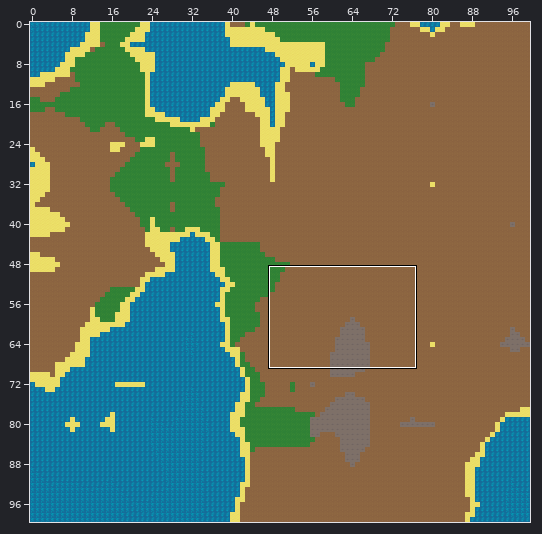
Level history. Tiled map: Graphics/Tileset/map.tmx. Above, an overview of the earlier version with the close-up marked.
Close-up. First the earlier version:
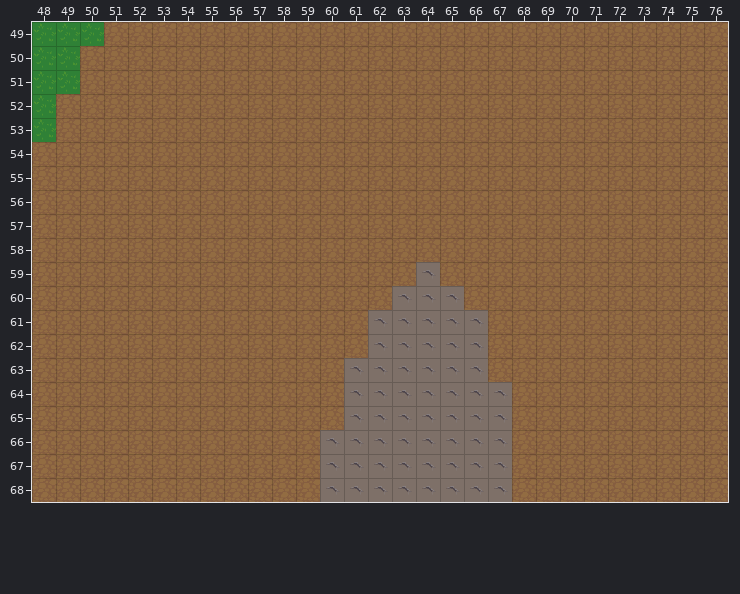
Cells are 32x32 px. Shown: x 48..76, y 49..68. The commit also changed other parts of the map, which this record leaves out.
Once edited:
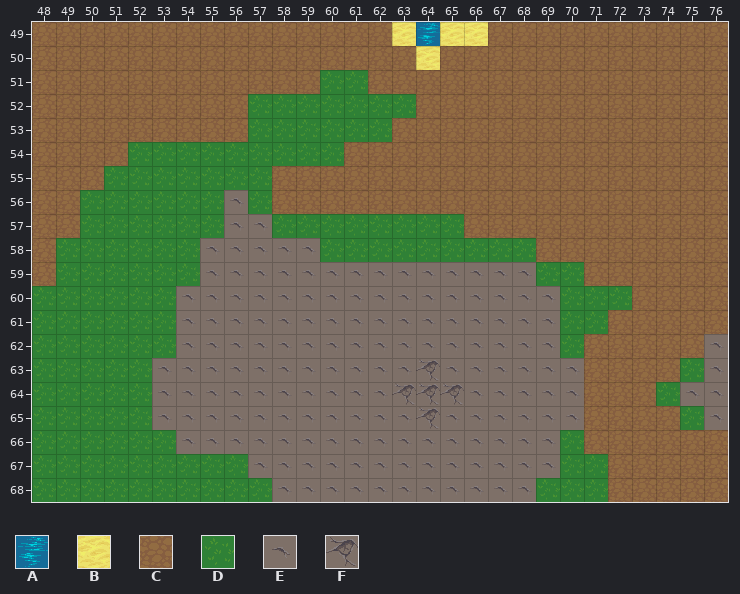
Key: from "map": A 1, B 2, C 3, D 4, E 5, F 6.
_ is an empty cell, . an unchanged one.
The exact change:
--- layer "Tile Layer 1"
@@ x 48..76 @@
-49 DDD............CCCC..........
-50 DD..............C............
-51 DD..........CC...............
-52 D........CCCCCCC.............
-53 D........CCCCCC..............
-54 ....CCCCCCCCC................
-55 ...CCCCCCC...................
-56 ..CCCCCCCC...................
-57 ..CCCCCCCCCCCCCCCC...........
-58 .CCCCCCCCCCCCCCCCCCCC........
-59 .CCCCCCCCCCCCCCC.CCCCCC......
-60 CCCCCCCCCCCCCCC...CCCCCCC....
-61 CCCCCCCCCCCCCC.....CCCCC.....
-62 CCCCCCCCCCCCCC.....CCCC.....C
-63 CCCCCCCCCCCCC...E..CCCC....CC
-64 CCCCCCCCCCCCC..EEE..CCC...CCC
-65 CCCCCCCCCCCCC...E...CCC....CC
-66 CCCCCCCCCCCC........CCC......
-67 CCCCCCCCCCCC........CCCC.....
-68 CCCCCCCCCCCC........CCCC.....
+49 CCC............BABB..........
+50 CC..............B............
+51 CC..........DD...............
+52 C........DDDDDDD.............
+53 C........DDDDDD..............
+54 ....DDDDDDDDD................
+55 ...DDDDDDD...................
+56 ..DDDDDDED...................
+57 ..DDDDDDEEDDDDDDDD...........
+58 .DDDDDDEEEEEDDDDDDDDD........
+59 .DDDDDDEEEEEEEEE.EEEEDD......
+60 DDDDDDEEEEEEEEE...EEEEDDD....
+61 DDDDDDEEEEEEEE.....EEEDD.....
+62 DDDDDDEEEEEEEE.....EEED.....E
+63 DDDDDEEEEEEEE...F..EEEE....DE
+64 DDDDDEEEEEEEE..FFF..EEE...DEE
+65 DDDDDEEEEEEEE...F...EEE....DE
+66 DDDDDDEEEEEE........EED......
+67 DDDDDDDDDEEE........EEDD.....
+68 DDDDDDDDDDEE........EDDD.....
